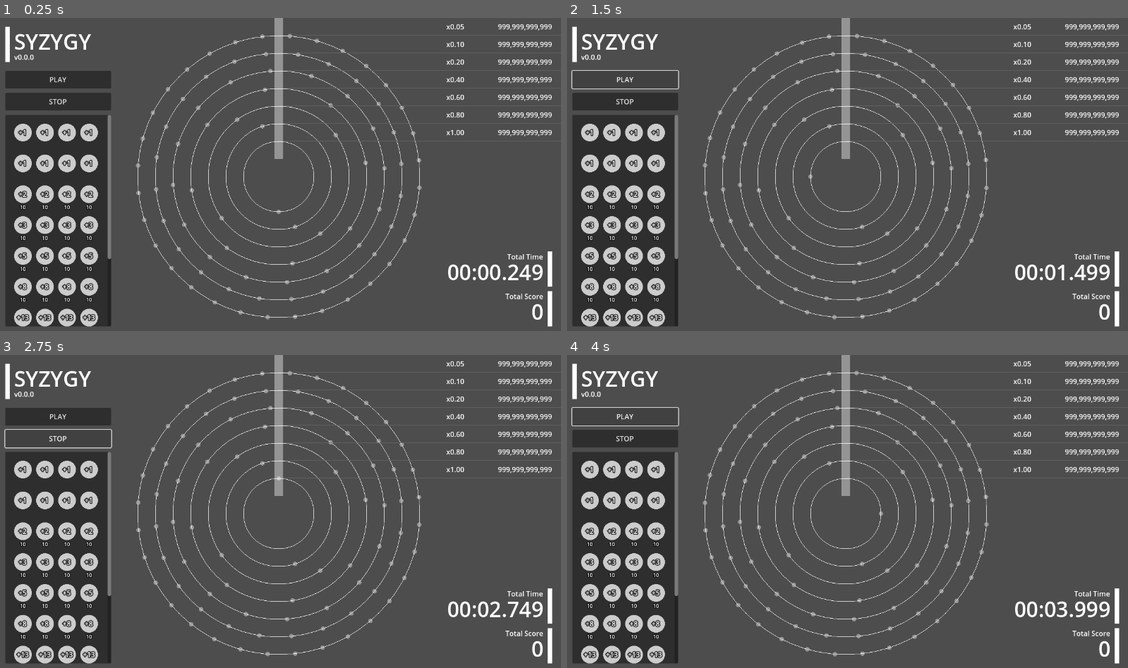
Above: before the commit, frames 1-4 (two rows, left to right).
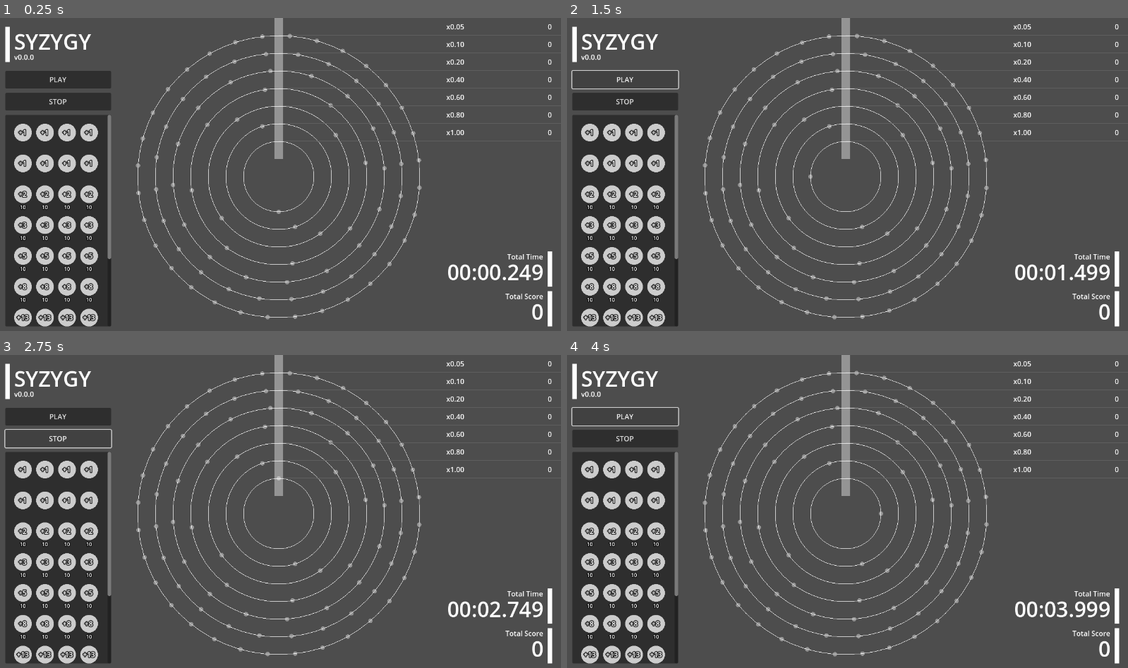
Above: after the commit, the same moments.

Repository: kamikoloss/syzygy
Game: Godot game, scene res://scenes/main.tscn
Same seed, same stepped clock (60 frames per second), same inputs: the game is played once before the commit and once after it.
Inputs:
- Up to frame 1 (0.25 s): no input
- Up to frame 2 (1.5 s): click "PLAY" at 0.5 s; click "PLAY" at 1.25 s
- Up to frame 3 (2.75 s): click "STOP" at 2 s
- Up to frame 4 (4 s): click "STOP" at 2.75 s; click "PLAY" at 3.5 s

The runs differ from the first frame. In frame 1, 0.7% of the frame differs, in the area x 88-99%, y 2-38%; in frame 2, 0.7%; in frame 3, 0.7%; in frame 4, 0.7%.

Commit message:
update to calc stack scores and sum score

Diff:
--- a/scenes/chip.gd
+++ b/scenes/chip.gd
@@ -22,6 +22,7 @@
 
 var price := 0
 var score := 0
+var rail_number := 0
 var is_locked := false
 var is_hovering := false
 var is_dragging := false
@@ -116,7 +117,7 @@
 
 
 func _on_entered_chip_sensor(chip_sensor: ChipSensor) -> void:
-    GlobalSignal.chip_entered_chip_sensor.emit(self, chip_sensor)
+    GlobalSignal.chip_sensed.emit(self)
     flash()
 
 
@@ -140,6 +141,7 @@
 func _drag(on: bool) -> void:
     #print("_on_dragged(on: %s)" % [on])
     top_level = on
+    rail_number = -1
     is_dragging = on
     refresh_view()
 
@@ -157,9 +159,11 @@
             _placed_holder.is_placed = true
             reparent(_placed_holder.chips_parent)
             position = Vector2.ZERO - _center_offset # NOTE: reparent() の後に書くこと
+            rail_number = _placed_holder.rail_number
             GlobalSignal.chip_placed.emit(self, _placed_holder)
         # ストレージに戻る
         else:
             print("[Chip %s] drag and fall." % [get_instance_id()])
             GlobalSignal.chip_fallen.emit(self)
+            # TODO: 枠
             queue_free()
--- a/scenes/chip_holder.gd
+++ b/scenes/chip_holder.gd
@@ -3,5 +3,6 @@
 
 @export var chips_parent: Control
 
+var rail_number := 0
 var is_overlapped := false
 var is_placed := false
--- a/scenes/main.gd
+++ b/scenes/main.gd
@@ -1,7 +1,7 @@
 extends Control
 
 const PLAY_STOP_DURATION = 0.2
-
+const RAIL_NUMBER_SUM = 6
 
 @export var objects: Control
 @export var chip_storage: GridContainer
@@ -20,6 +20,8 @@
     set(v):
         total_score = v
         _label_total_score.text = "%s" % [total_score]
+var stack_scores := [0, 0, 0, 0, 0, 0]
+var stack_scores_sum := 0
 var total_time_sec := 0.0:
     set(v):
         total_time_sec = v
@@ -30,12 +32,16 @@
 
 
 func _ready() -> void:
+    GlobalSignal.chip_sensed.connect(_on_chip_sensed)
     GlobalSignal.chip_fallen.connect(_on_chip_fallen)
     _button_play.pressed.connect(_on_button_play_pressed)
     _button_stop.pressed.connect(_on_button_stop_pressed)
 
     _label_version.text = ProjectSettings.get_setting("application/config/version")
+
+    # Score
     total_score = 0
+    _reset_stack_scores()
 
     # Storage
     for chip_data in ChipStorageData.DEFAULT_UNLOCKED_CHIPS:
@@ -66,7 +72,12 @@
 
 
 func _on_chip_sensed(chip: Chip) -> void:
-    total_score += chip.score
+    if chip.type == ChipData.Type.ACCOUNT:
+        total_score += stack_scores_sum
+        _reset_stack_scores()
+    elif 0 < chip.score:
+        var new_score = stack_scores[chip.rail_number] + chip.score
+        _set_stack_score(chip.rail_number, new_score)
 
 
 func _on_chip_fallen(chip: Chip) -> void:
@@ -82,3 +93,25 @@
 func _on_button_stop_pressed() -> void:
     print("[Main] stop.")
     # TODO
+
+
+func _set_stack_score(rail_number: int, score: int) -> void:
+    stack_scores[rail_number] = score
+    var label: Label = _label_line_score_parent.get_child(rail_number)
+    label.text = "%s" % [stack_scores[rail_number]]
+
+    var sum := 0
+    for stack_score in stack_scores:
+        sum += stack_score
+    stack_scores_sum = sum
+    var label_sum: Label = _label_line_score_parent.get_child(RAIL_NUMBER_SUM)
+    label_sum.text = "%s" % [stack_scores_sum]
+
+
+func _reset_stack_scores() -> void:
+    var rail_number := 0
+    for stack_score in stack_scores:
+        _set_stack_score(rail_number, stack_score)
+        rail_number += 1
+
+    stack_scores_sum = 0
--- a/scenes/main.tscn
+++ b/scenes/main.tscn
@@ -37,6 +37,7 @@
 offset_top = 360.0
 offset_right = 640.0
 offset_bottom = 360.0
+rail_number = 1
 circle_radius = 280.0
 rotate_speed = 0.1
 holder_count = 24
@@ -47,6 +48,7 @@
 offset_top = 360.0
 offset_right = 640.0
 offset_bottom = 360.0
+rail_number = 2
 circle_radius = 240.0
 rotate_speed = 0.2
 holder_count = 16
@@ -57,6 +59,7 @@
 offset_top = 360.0
 offset_right = 640.0
 offset_bottom = 360.0
+rail_number = 3
 circle_radius = 200.0
 rotate_speed = 0.4
 holder_count = 8
@@ -67,6 +70,7 @@
 offset_top = 360.0
 offset_right = 640.0
 offset_bottom = 360.0
+rail_number = 4
 circle_radius = 160.0
 rotate_speed = 0.6
 
@@ -76,6 +80,7 @@
 offset_top = 360.0
 offset_right = 640.0
 offset_bottom = 360.0
+rail_number = 5
 circle_radius = 120.0
 rotate_speed = 0.8
 holder_count = 2
@@ -86,6 +91,7 @@
 offset_top = 360.0
 offset_right = 640.0
 offset_bottom = 360.0
+rail_number = 6
 circle_radius = 80.0
 holder_count = 1
 
--- a/scenes/rail.gd
+++ b/scenes/rail.gd
@@ -4,6 +4,7 @@
 const LINE_COLOR_PRIMARY := Color(1.0, 1.0, 1.0)
 const LINE_COLOR_SECONDARY := Color(0.4, 0.4, 0.4)
 
+@export var rail_number := 0
 @export var circle_radius := 320.0 # px
 @export var rotate_speed := 1.0 # rotates / sec
 @export var holder_count := 4
@@ -34,6 +35,7 @@
         var pos := Vector2(cos(rad) * circle_radius, sin(rad) * circle_radius)
         var chip_holder: ChipHolder = chip_holder_scene.instantiate()
         chip_holder.position = pos
+        chip_holder.rail_number = rail_number
         chip_holders_parent.add_child(chip_holder)
         # debug
         #var chip: Chip = chip_scene.instantiate()
